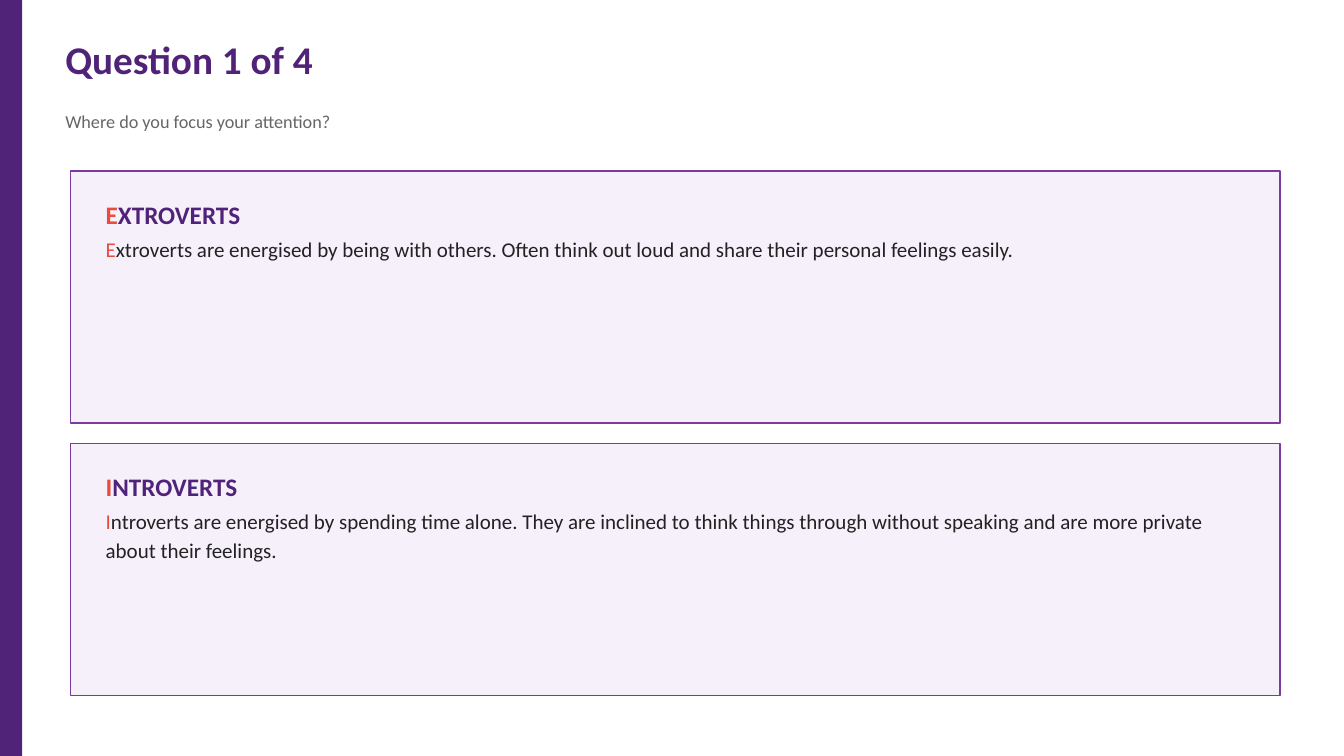
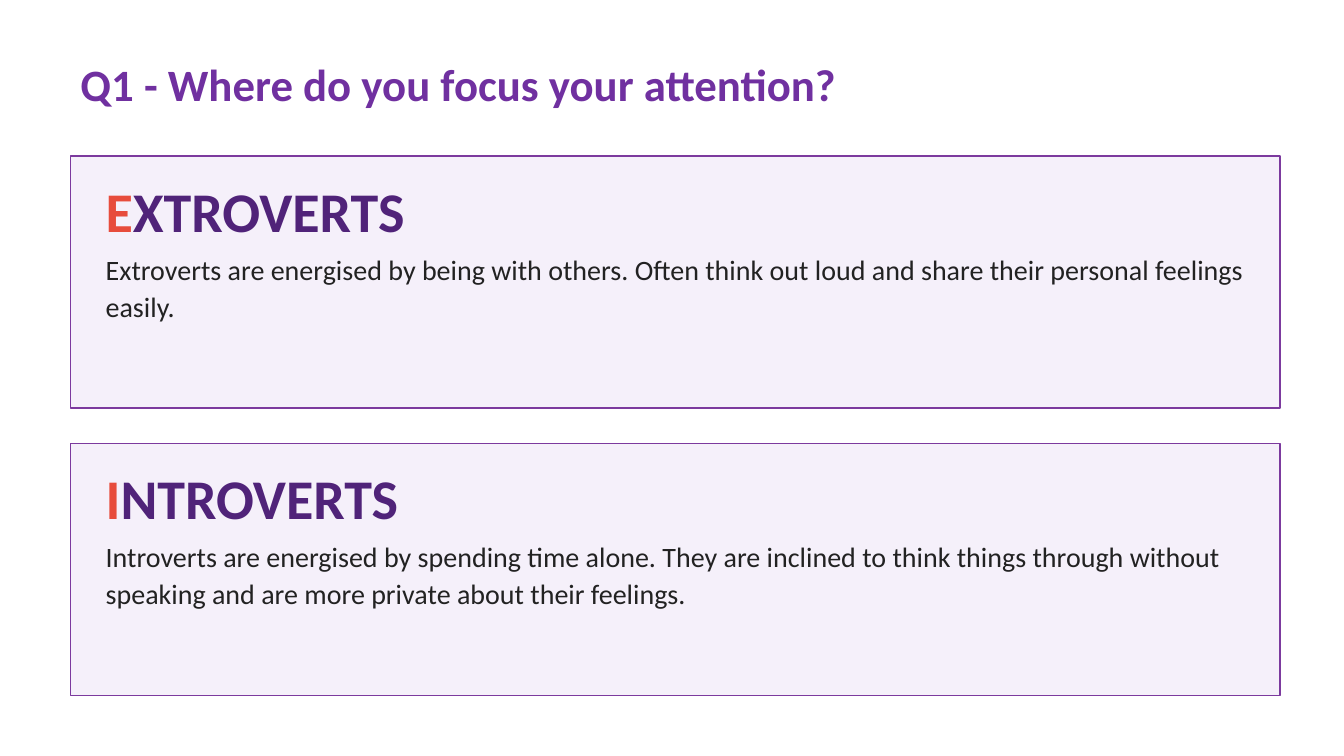
Before and after one commit to 975801846-star/workspace-outputs, a slide deck: slide 3 of Effective_Teamwork_2_survey.pptx. Drawn at 1344x756 pixels with LibreOffice and Linux fonts; fonts in the diff are those of the drawing. Boxes give left, top, right and bottom in pixels: in the first picture for what was removed or moved away, otherwise in the second. Text is boxed around its words. In the diff, an @@ line names an element or a change of style, - is before the commit and + after.

Commit message:
Unify Q2-Q4 slide format with Q1 (32pt title, 40pt option, 20pt desc)

```diff
--- a/Effective_Teamwork_2_survey.pptx
+++ b/Effective_Teamwork_2_survey.pptx
@@ rectangle removed at box(0, 0, 22, 756) @@
@@ text removed at box(65, 46, 313, 79) @@
-Question 1 of 4
@@ text at box(80, 69, 836, 108): text changed; size 13 to 32 pt; text colour #666666 to #7030A0; bold on @@
-Where do you focus your attention?
+Q1 - Where do you focus your attention?
@@ rectangle: place and size @@
-rectangle at box(71, 171, 1280, 423)
+rectangle at box(71, 156, 1280, 408)
@@ text "EXTROVERTS": place and size @@
-text "EXTROVERTS" at box(106, 207, 1013, 261)
+text "EXTROVERTS" at box(106, 195, 1242, 322)
@@ text "EXTROVERTS" at box(106, 195, 1242, 322): size 18 to 40 pt in "EXTROVERTS"; size 15 to 20 pt; text colour #E74C3C to #222222 in "Extroverts"; line spacing 1.1 to 1; more space between paragraphs; line spacing 1.15 to 1.1 @@
@@ text "INTROVERTS" at box(106, 482, 1219, 609): size 18 to 40 pt in "INTROVERTS"; size 15 to 20 pt; text colour #E74C3C to #222222 in "Introverts"; line spacing 1.1 to 1; more space between paragraphs; line spacing 1.15 to 1.1 @@
```
Also in this commit, not shown: 3 other slides changed.
